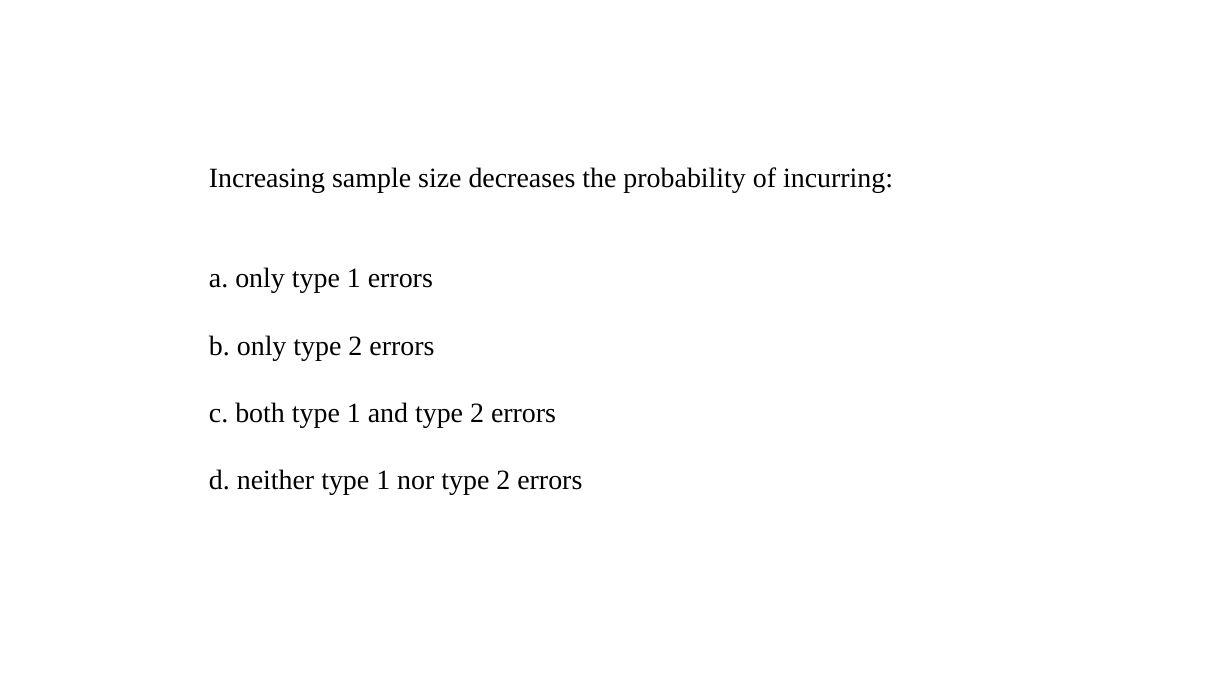
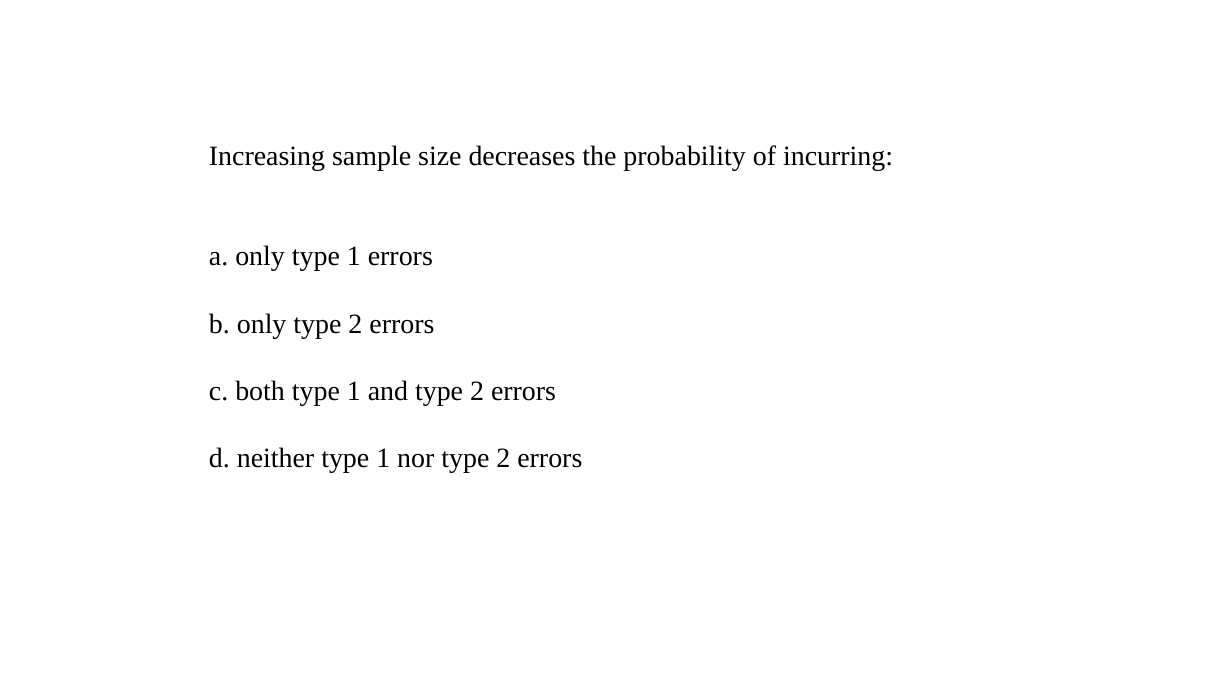
Before and after one commit to pvermees/geostats, a slide deck: slide 46 of slides/quizzes.odp. Drawn at 1232x693 pixels with LibreOffice and Linux fonts; fonts in the diff are those of the drawing. Boxes give left, top, right and bottom in pixels: in the first picture for what was removed or moved away, otherwise in the second. Text is boxed around its words. In the diff, an @@ line names an element or a change of style, - is before the commit and + after.

```diff
--- a/slides/quizzes.odp
+++ b/slides/quizzes.odp
@@ text "Increasing sample size decreases the ...": place and size @@
-text "Increasing sample size decreases the ..." at (209,167,893,494)
+text "Increasing sample size decreases the ..." at (209,145,893,472)
```
Also in this commit, not shown: 2 other slides changed, 1 slide added, 1 other file.
